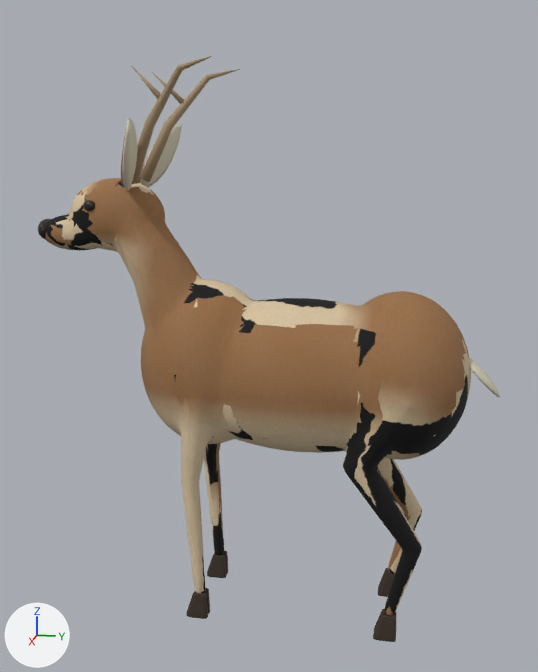
Before and after pictures for a commit that changed the FBX model Assets/Resources/Wildlife/Deer.fbx.
Both versions are drawn from a 50 mm lens placed at (2.72, 0.45, 1.82), pointed at (-0.01, -0.1, 1.14). Every picture has the same lights, and +X, +Y and +Z are marked at lower left. The first picture is the older version. Objects named as collision shapes, trigger or cutter boxes, shadow casters or lower levels of detail are left out. Vertices at exactly the same position are counted once.

The first picture shows 'Deer_LOD0'.
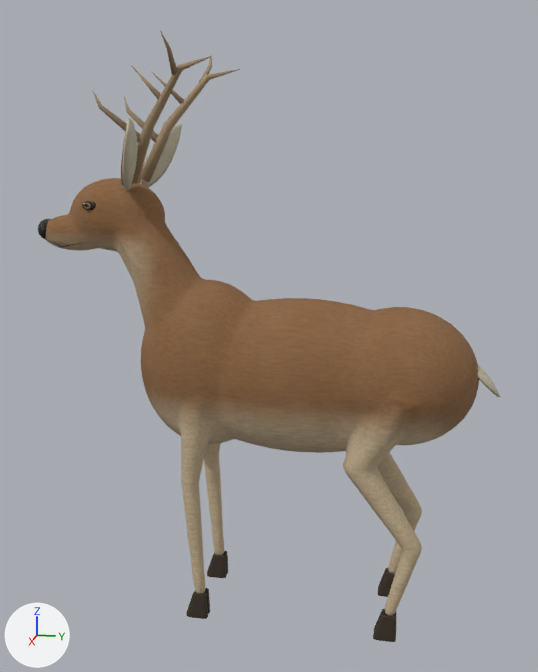
Changed parts and their boxes (x1, y1, x2, y2) in the pictures (538 x 672 px; the box of a moved part takes in the faces that stretch with it):
'Deer_LOD0', surface changed, reshaped
    before: (38, 56, 500, 642)
    after: (38, 30, 500, 642)
part 1 of me_sphere, added
    after: (160, 30, 177, 75)
part 2 of me_sphere, added
    after: (124, 97, 158, 142)
part 3 of me_sphere, added
    after: (199, 55, 212, 82)
part 4 of me_sphere, added
    after: (92, 90, 141, 142)
part 5 of me_sphere, moved or reshaped
    before: (41, 200, 471, 611)
    after: (43, 199, 479, 567)
part 6 of me_sphere, surface changed
    both: (43, 67, 500, 618)

Edits to the bpy script that builds the scene:
```text
Change mat_deercoat:
    where n0 = _N.new('ShaderNodeBsdfPrincipled'); n0.name = 'Principled BSDF'
    n0.inputs[2].default_value: 0.87 -> 0.91  # 'Roughness'
    where n2 = _N.new('ShaderNodeTexImage'); n2.name = 'Image Texture'
    n2.image: img_deercoat_png -> img_deerdetail_basecolor_png
    add n3 = _N.new('ShaderNodeTexImage'); n3.name = 'Image Texture.001'
    add n3.image = img_deerdetail_normal_png
    add n4 = _N.new('ShaderNodeNormalMap'); n4.name = 'Normal Map'
    add _L.new(n3.outputs[0], n4.inputs[1])  # 'Color' to 'Color'
    add _L.new(n4.outputs[0], n0.inputs[5])  # 'Normal' to 'Normal'
Change mat_wildlifecream:
    where n0 = _N.new('ShaderNodeBsdfPrincipled'); n0.name = 'Principled BSDF'
    remove n0.inputs[0].default_value = (0.68, 0.63, 0.48, 1.0)  # 'Base Color', pale yellow #d7d0b8
    n0.inputs[2].default_value: 0.8 -> 0.91  # 'Roughness'
    add n2 = _N.new('ShaderNodeTexImage'); n2.name = 'Image Texture'
    add n2.image = img_deerdetail_basecolor_png
    add n3 = _N.new('ShaderNodeTexImage'); n3.name = 'Image Texture.001'
    add n3.image = img_deerdetail_normal_png
    add n4 = _N.new('ShaderNodeNormalMap'); n4.name = 'Normal Map'
    add _L.new(n2.outputs[0], n0.inputs[0])  # 'Color' to 'Base Color'
    add _L.new(n3.outputs[0], n4.inputs[1])  # 'Color' to 'Color'
    add _L.new(n4.outputs[0], n0.inputs[5])  # 'Normal' to 'Normal'
Change mat_deerantler:
    where n0 = _N.new('ShaderNodeBsdfPrincipled'); n0.name = 'Principled BSDF'
    remove n0.inputs[0].default_value = (0.4, 0.29, 0.17, 1.0)  # 'Base Color', beige #aa9373
    n0.inputs[2].default_value: 0.8 -> 0.78  # 'Roughness'
    add n2 = _N.new('ShaderNodeTexImage'); n2.name = 'Image Texture'
    add n2.image = img_deerdetail_basecolor_png
    add n3 = _N.new('ShaderNodeTexImage'); n3.name = 'Image Texture.001'
    add n3.image = img_deerdetail_normal_png
    add n4 = _N.new('ShaderNodeNormalMap'); n4.name = 'Normal Map'
    add _L.new(n2.outputs[0], n0.inputs[0])  # 'Color' to 'Base Color'
    add _L.new(n3.outputs[0], n4.inputs[1])  # 'Color' to 'Color'
    add _L.new(n4.outputs[0], n0.inputs[5])  # 'Normal' to 'Normal'
Add mat_sculptcoat:
    mat_sculptcoat = bpy.data.materials.new('SculptCoat')
    # uses the picture img_deerdetail_basecolor_png
    # uses the picture img_deerdetail_normal_png
Change me_sphere:
    remove me_sphere.from_pydata(...)  # 7060 vertices, 10491 faces; spans x -0.28..0.28, y -1.01..0.77, z 0.0..2.13
    add me_sphere.from_pydata(...)  # 7284 vertices, 11338 faces; spans x -0.3..0.3, y -1.01..0.77, z 0.0..2.2
    me_sphere part 1: a new loose piece of 24 vertices spanning x 0.15..0.3, y -0.4..-0.37, z 2.07..2.2, in mat_deerantler
    me_sphere part 2: a new loose piece of 23 vertices spanning x -0.15..-0.07, y -0.7..-0.53, z 1.85..2.04, in mat_deerantler
    me_sphere part 3: a new loose piece of 23 vertices spanning x -0.3..-0.15, y -0.4..-0.37, z 2.07..2.2, in mat_deerantler
    me_sphere part 4: a new loose piece of 23 vertices spanning x 0.07..0.15, y -0.7..-0.53, z 1.85..2.04, in mat_deerantler
    me_sphere part 5: 198 vertices moved from x -0.25..0.25, y -0.99..0.65, z 0.7..1.65 to x -0.24..0.25, y -0.99..0.67, z 0.69..1.65; 1532 vertices removed from x -0.25..0.25, y -1.0..0.66, z 0.0..1.65; 1523 vertices added at x -0.25..0.25, y -0.99..0.69, z 0.12..1.64
    me_sphere part 6: 6657 kept faces spanning x -0.28..0.28, y -1.01..0.77, z 0.0..2.13 get new texture (UV) coordinates
    other edits to the shape of me_sphere do not show in these pictures
    add me_sphere.materials.append(mat_sculptcoat)
```
